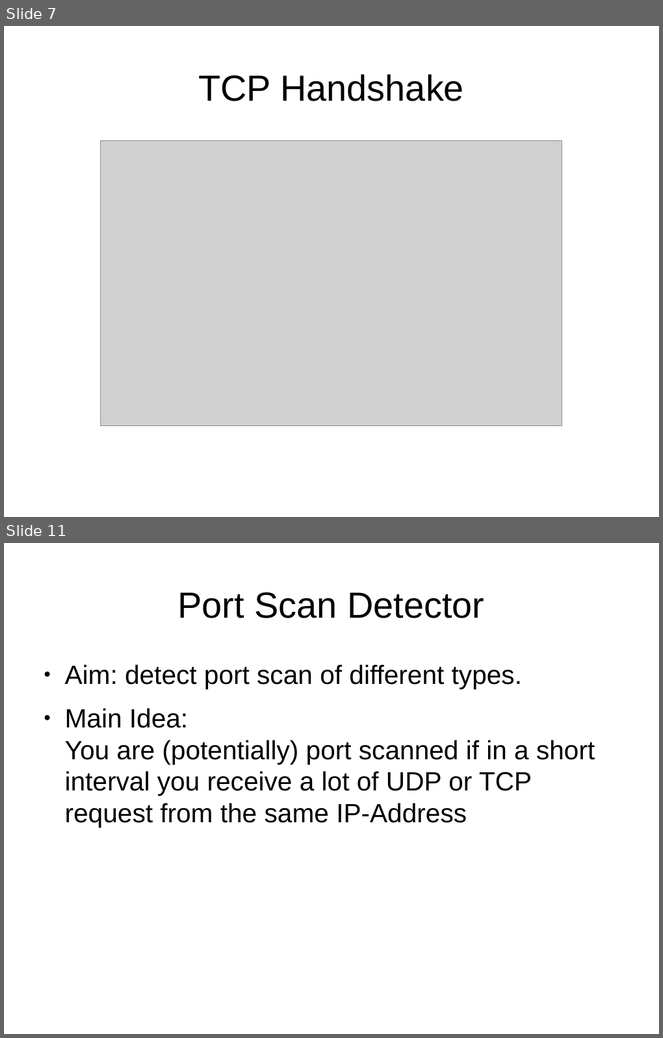
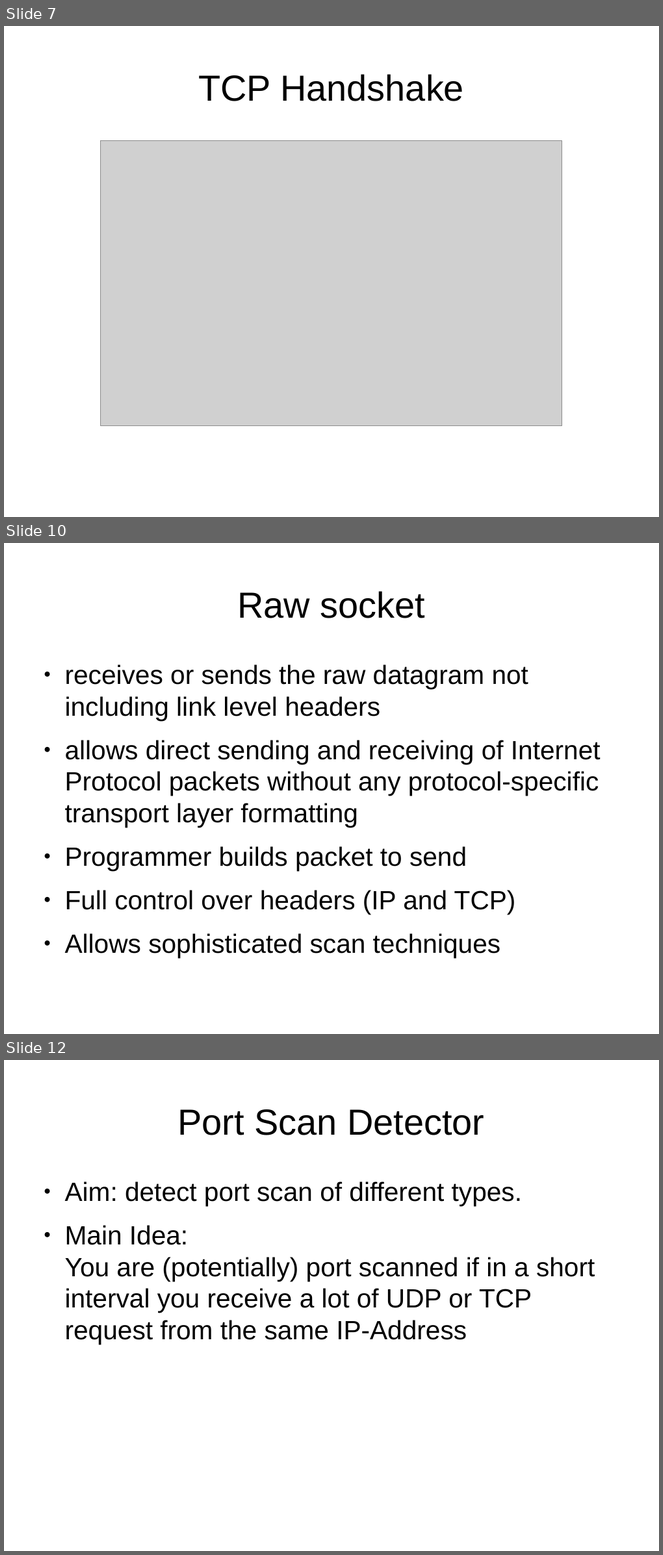
Before and after one commit to herrBez/PortScanner, a slide deck: slides/Untitled 1.odp. Shown one above the other, each under a label of ours: slides 7 and 11 before the commit, slides 7, 10 and 12 after it; the slides between them are not shown. The pictures are 663x1038 and 663x1555 pixels, drawn with LibreOffice and Linux fonts; fonts in the diff are those of the drawing; grey boxes stand for pictures. Boxes give left, top, right and bottom in pixels: in the first picture for what was removed or moved away, otherwise in the second. Text is boxed around its words. In the diff, an @@ line names an element or a change of style, - is before the commit and + after.

```diff
--- a/slides/Untitled 1.odp
+++ b/slides/Untitled 1.odp
@@ slide 10 added at <box>4,543,659,1034</box>, background #FFFFFF @@
@@ title added at <box>237,591,425,618</box>, 44 pt, text #000000 @@
+Raw socket
@@ text added at <box>65,665,601,958</box>, 32 pt, text #000000 @@
+● receives or sends the raw datagram not including link level headers
+● allows direct sending and receiving of Internet Protocol packets without any protocol-specific transport layer formatting
+● Programmer builds packet to send
+● Full control over headers (IP and TCP)
+● Allows sophisticated scan techniques
@@ what was slide 11 is now slide 12 @@
```
Also in this commit, not shown: 2 slides changed, 3 other slides added, 3 slides removed.
